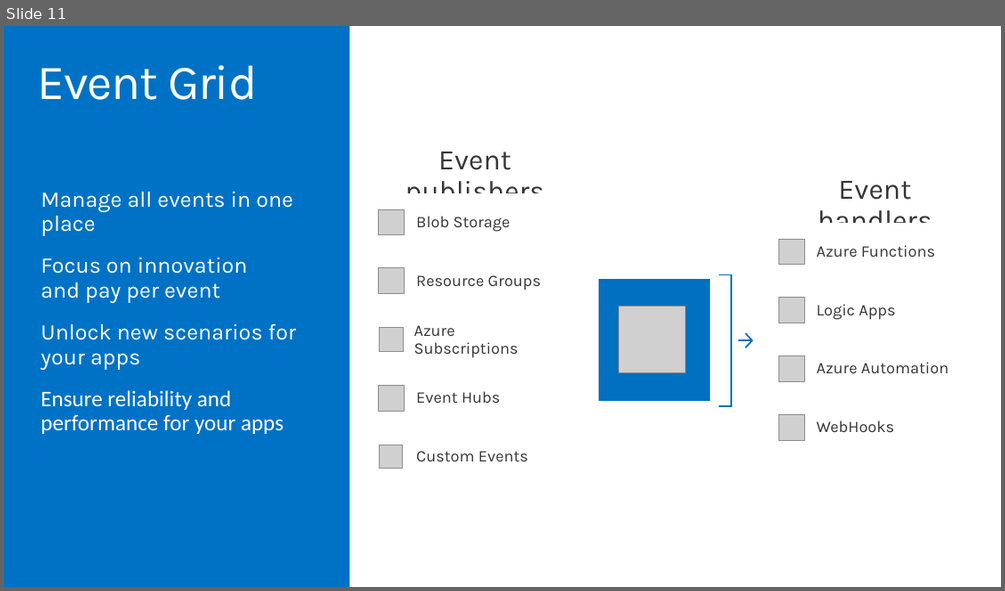
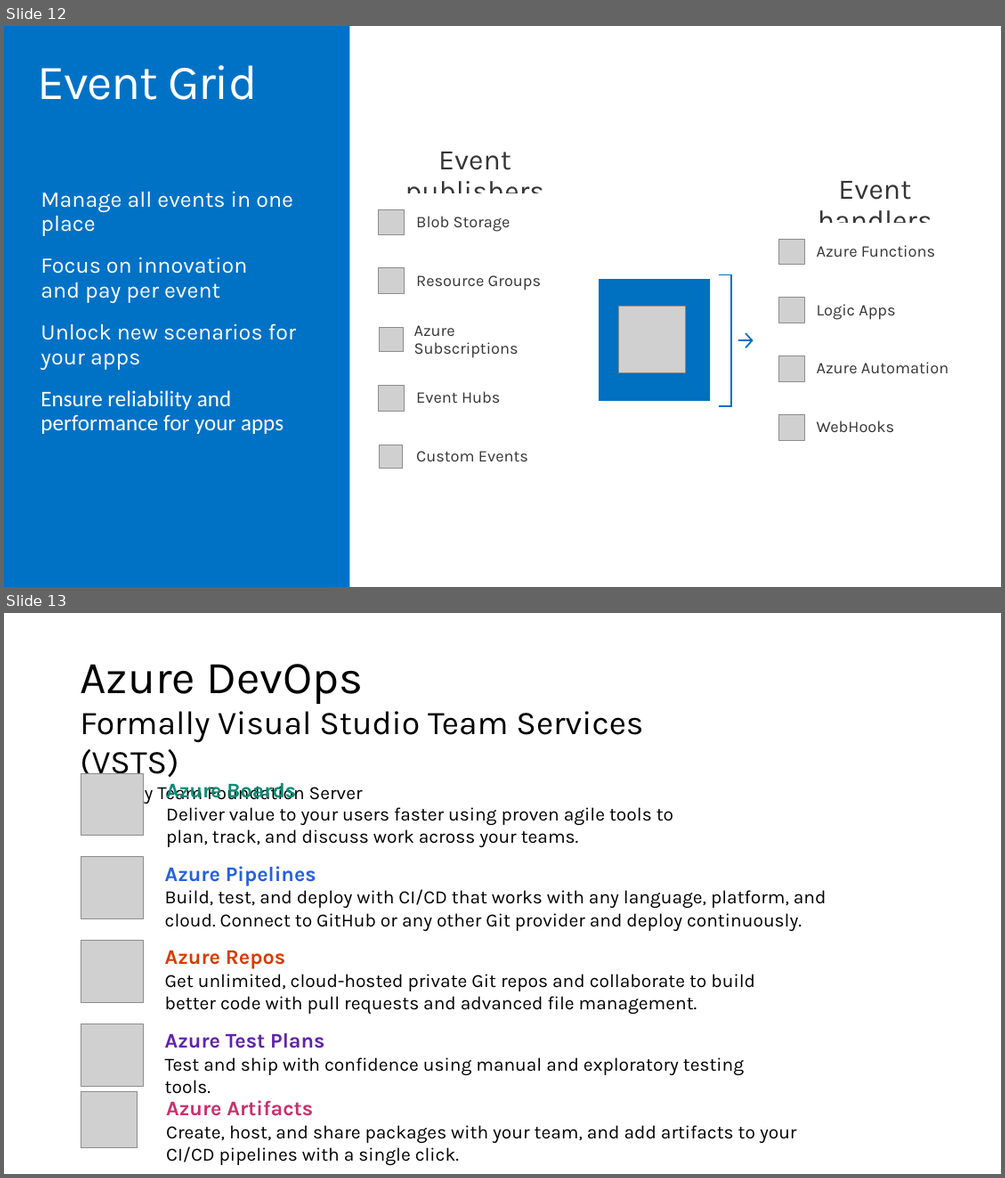
Before and after one commit to sam-cogan/sessions, a slide deck: AzureFunctions/Serverless Development with Microsoft Azure.pptx. Shown one above the other, each under a label of ours: slide 11 before the commit, slides 12 and 13 after it. The pictures are 1005x591 and 1005x1178 pixels, drawn with LibreOffice and Linux fonts; fonts in the diff are those of the drawing; grey boxes stand for pictures. Boxes give left, top, right and bottom in pixels: in the first picture for what was removed or moved away, otherwise in the second. Text is boxed around its words. In the diff, an @@ line names an element or a change of style, - is before the commit and + after.

```diff
--- a/AzureFunctions/Serverless Development with Microsoft Azure.pptx
+++ b/AzureFunctions/Serverless Development with Microsoft Azure.pptx
@@ slide 13 added at (4,613,1001,1174), background #FFFFFF @@
@@ title added at (80,664,363,704), 44 pt, text #000000 @@
+Azure DevOps
@@ text added at (80,711,643,804), 32 pt, text #000000 @@
+Formally Visual Studio Team Services (VSTS)
+Formally Team Foundation Server
@@ picture added at (81,773,143,835) @@
@@ text added at (166,783,673,847), 18 pt, text #000000 @@
+Azure Boards
+Deliver value to your users faster using proven agile tools to plan, track, and discuss work across your teams.
@@ picture added at (81,857,143,919) @@
@@ text added at (165,866,826,931), 18 pt, text #000000 @@
+Azure Pipelines
+Build, test, and deploy with CI/CD that works with any language, platform, and cloud. Connect to GitHub or any other Git provider and deploy continuously.
@@ picture added at (81,940,143,1002) @@
@@ text added at (165,950,755,1013), 18 pt, text #000000 @@
+Azure Repos
+Get unlimited, cloud-hosted private Git repos and collaborate to build better code with pull requests and advanced file management.
@@ picture added at (81,1023,143,1086) @@
@@ text added at (165,1033,744,1075), 18 pt, text #000000 @@
+Azure Test Plans
+Test and ship with confidence using manual and exploratory testing tools.
@@ picture added at (81,1092,138,1148) @@
@@ text added at (166,1100,797,1165), 18 pt, text #000000 @@
+Azure Artifacts
+Create, host, and share packages with your team, and add artifacts to your CI/CD pipelines with a single click.
@@ what was slide 11 is now slide 12 @@
```
Also in this commit, not shown: 2 slides changed, 3 other slides added, 1 other file.
